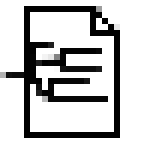
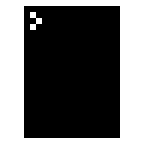
The second 144×144 image is a revision of the first. Changes to its layers:
hid "Layer 6 copy 2" over box(0, 42, 108, 102)
added layer "Layer 19 copy" above "Layer 19" over box(30, 6, 120, 132)
hid "Layer 19" over box(30, 6, 120, 132)
